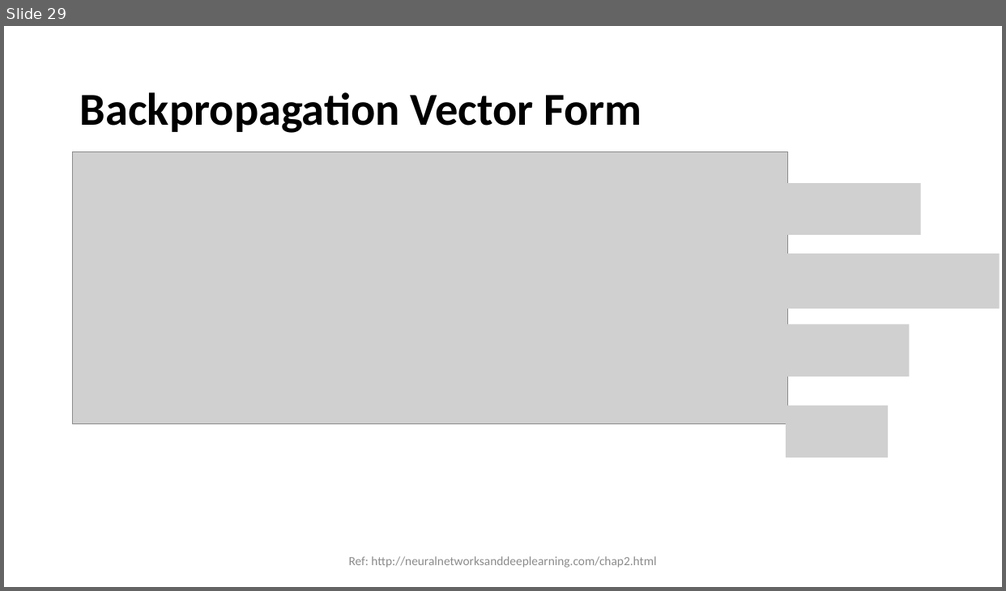
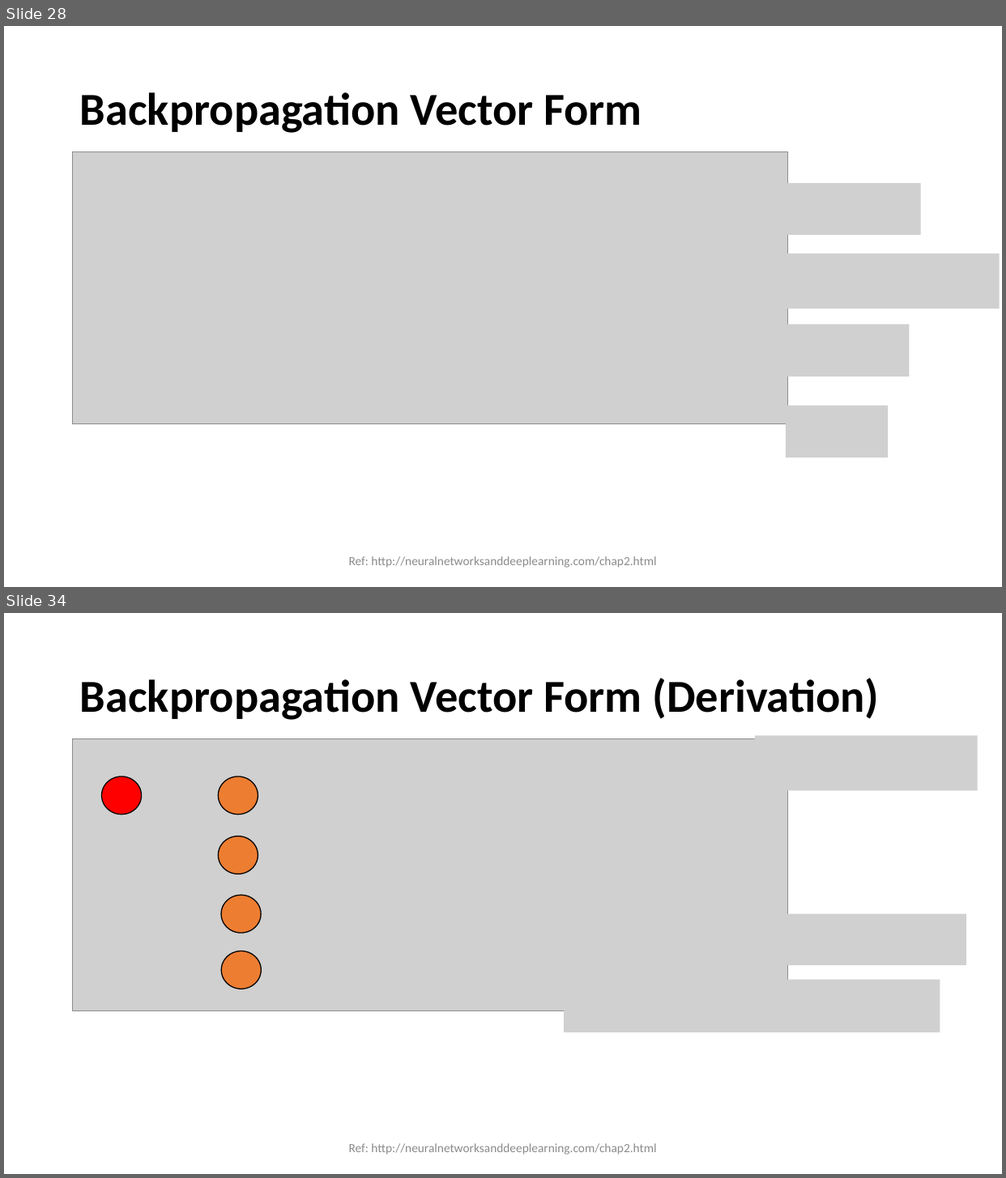
Before and after one commit to Gunnvant/idma_pt, a slide deck: ML_Unit3/Lecture9.pptx. Shown one above the other, each under a label of ours: slide 29 before the commit, slides 28 and 34 after it; the slides between them are not shown. The pictures are 1006x591 and 1006x1178 pixels, drawn with LibreOffice and Linux fonts; fonts in the diff are those of the drawing; grey boxes stand for pictures. Boxes give left, top, right and bottom in pixels: in the first picture for what was removed or moved away, otherwise in the second. Text is boxed around its words. In the diff, an @@ line names an element or a change of style, - is before the commit and + after.

Commit message:
backprop sample code updated

```diff
--- a/ML_Unit3/Lecture9.pptx
+++ b/ML_Unit3/Lecture9.pptx
@@ slide 34 added at [4,613,1002,1174], background #FFFFFF @@
@@ title added at [80,678,880,720], 44 pt, text #000000, bold @@
+Backpropagation Vector Form (Derivation)
@@ picture added at [73,739,789,1012] @@
@@ picture added at [755,736,978,791] @@
@@ ellipse added at [101,777,141,815], fill #FF0000, outline #000000 1 pt @@
@@ ellipse added at [218,777,258,815], fill #ED7D31, outline #000000 1 pt @@
@@ ellipse added at [218,836,258,875], fill #ED7D31, outline #000000 1 pt @@
@@ ellipse added at [221,895,261,934], fill #ED7D31, outline #000000 1 pt @@
@@ picture added at [528,914,967,965] @@
@@ ellipse added at [221,952,261,990], fill #ED7D31, outline #000000 1 pt @@
@@ picture added at [564,980,940,1033] @@
@@ text added at [349,1144,656,1155], 12 pt, text #8C8C8C @@
+Ref: http://neuralnetworksanddeeplearning.com/chap2.html
@@ what was slide 29 is now slide 28 @@
```
Also in this commit, not shown: 1 slide changed, 12 other slides added, 3 other files.
